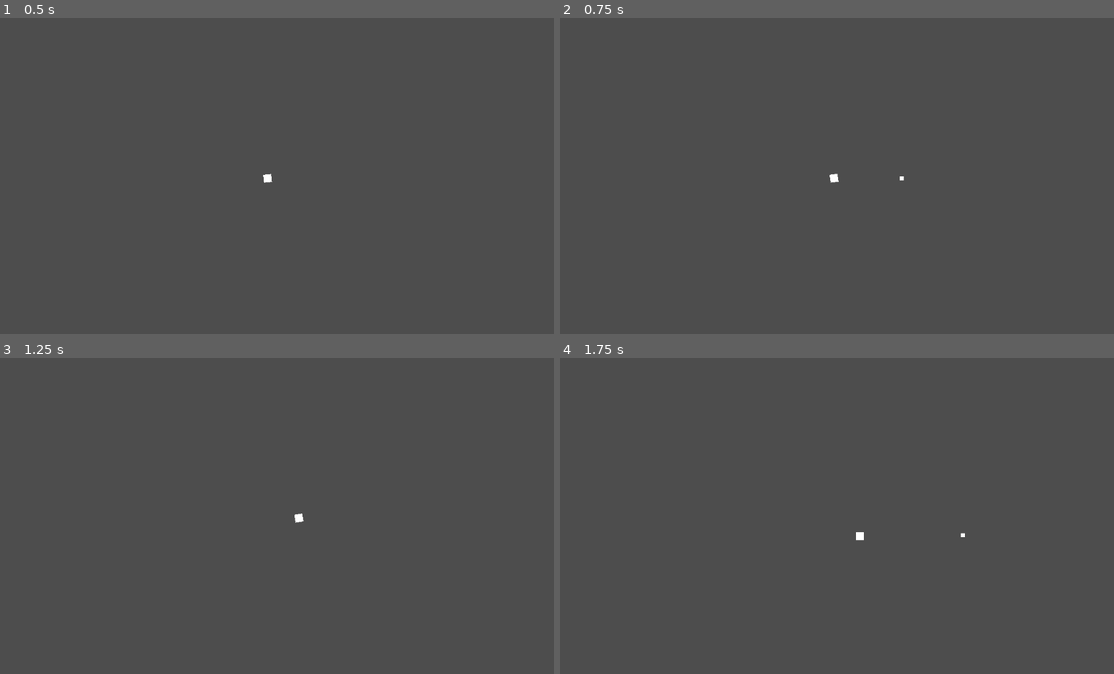
Above: before the commit, frames 1-4 (two rows, left to right).
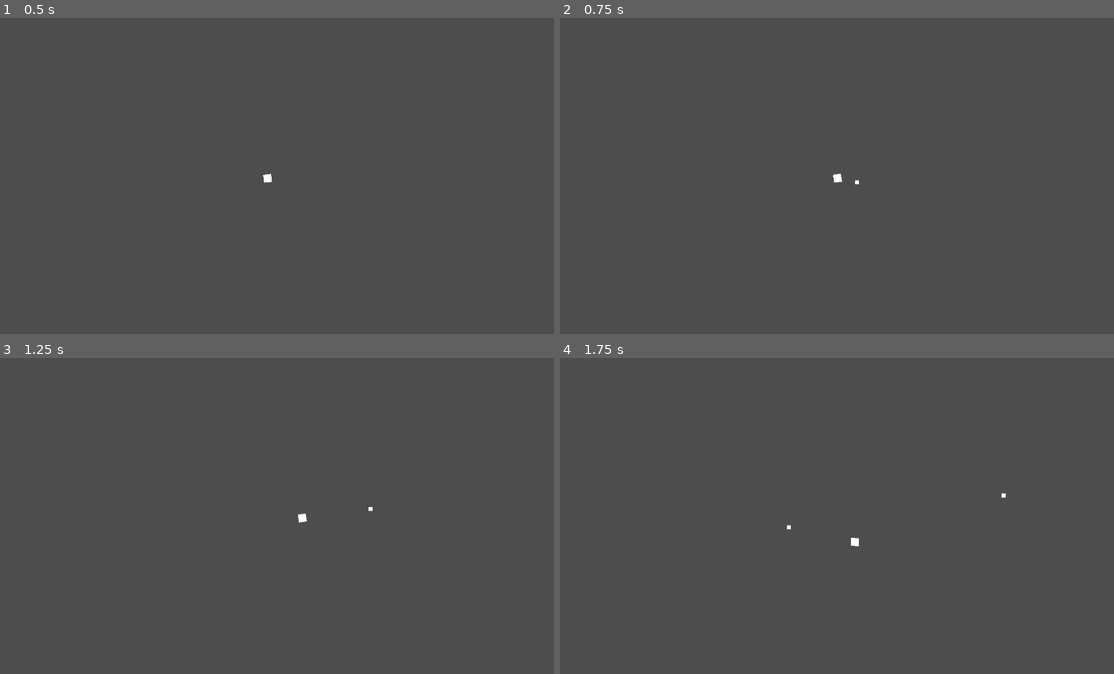
Above: after the commit, the same moments.

Repository: DemonKingSwarn/i-cant-stop-twinkling
Game: Godot game, scene res://world.tscn
Same seed, same stepped clock (60 frames per second), same inputs: the game is played once before the commit and once after it.
Inputs (mouse positions are in pixels of both pictures, inside the frame that each line leads up to):
- Up to frame 1 (0.5 s): no input
- Up to frame 2 (0.75 s): tap Enter at 0.5 s; move the mouse to (953, 163) at 0.52 s; hold D (right) from 0.53 s (still down); click (953, 163) at 0.6 s
- Up to frame 3 (1.25 s): keep holding D (right)
- Up to frame 4 (1.75 s): move the mouse to (715, 534) at 1.27 s; release D (right) at 1.28 s; hold S (down) from 1.28 s (still down); click (715, 534) at 1.35 s

Frame 1 is identical in both runs. In frame 2, less than 0.1% of the frame differs, in the area x 48-63%, y 49-53%; in frame 3, less than 0.1%; in frame 4, 0.1%, in the area x 40-81%, y 42-60%.

Commit message:
shooting finally fixed

Diff:
--- /dev/null
+++ b/Enemy.gd
@@ -0,0 +1,11 @@
+extends CharacterBody2D
+
+var speed = 200
+var motion = Vector2.ZERO
+var player = null
+
+func _physics_process(delta):
+	#motion = Vector2.ZERO
+	if player:
+		velocity = position.direction_to(player.position * speed)
+	motion = move_and_slide()
--- a/Player.gd
+++ b/Player.gd
@@ -30,12 +30,10 @@
 	var bulletInstance = bullet.instantiate()
 
 	get_parent().add_child(bulletInstance)
-	#bullet.position = $bulletSpawn.position
 	bulletInstance.position = $Node2D/Marker2D2.global_position
 	bulletInstance.rotation_degrees = rotation_degrees
 	bulletInstance.vel = get_global_mouse_position() - bulletInstance.position
 	bulletInstance.apply_impulse(Vector2(), Vector2(bulletSpeed, 0).rotated(rotation))
-	bulletInstance.linear_velocity = Vector2(bulletSpeed, 0).rotated(rotation)
 	get_tree().get_root().add_child(bulletInstance)
 	canFire	= false
 	await get_tree().create_timer(fireRate)
--- /dev/null
+++ b/enemy.tscn
@@ -0,0 +1,26 @@
+[gd_scene load_steps=5 format=3 uid="uid://bfl66njbox42k"]
+
+[ext_resource type="Script" path="res://Enemy.gd" id="1_nuoju"]
+[ext_resource type="Texture2D" uid="uid://wownokwqqbmd" path="res://enemy.png" id="2_owkb6"]
+
+[sub_resource type="RectangleShape2D" id="RectangleShape2D_anvyg"]
+size = Vector2(16, 16)
+
+[sub_resource type="CircleShape2D" id="CircleShape2D_owpom"]
+radius = 51.1566
+
+[node name="Node2D" type="Node2D"]
+
+[node name="Enemy" type="CharacterBody2D" parent="."]
+script = ExtResource("1_nuoju")
+
+[node name="CollisionShape2D" type="CollisionShape2D" parent="Enemy"]
+shape = SubResource("RectangleShape2D_anvyg")
+
+[node name="Sprite2D" type="Sprite2D" parent="Enemy"]
+texture = ExtResource("2_owkb6")
+
+[node name="Area2D" type="Area2D" parent="Enemy"]
+
+[node name="CollisionShape2D" type="CollisionShape2D" parent="Enemy/Area2D"]
+shape = SubResource("CircleShape2D_owpom")
--- a/world.tscn
+++ b/world.tscn
@@ -36,9 +36,9 @@
 [node name="Node2D" type="Node2D" parent="Player"]
 
 [node name="Marker2D2" type="Marker2D" parent="Player/Node2D"]
-position = Vector2(20.706, 1.14386)
+position = Vector2(29, 12)
 rotation = 3.14159
-scale = Vector2(0.000731297, 36.5654)
+scale = Vector2(3, 3)
 
 [node name="Camera2D" type="Camera2D" parent="."]
 position = Vector2(10, -1)
Binary file added: enemy.png
Not shown, added: enemy.png.import
